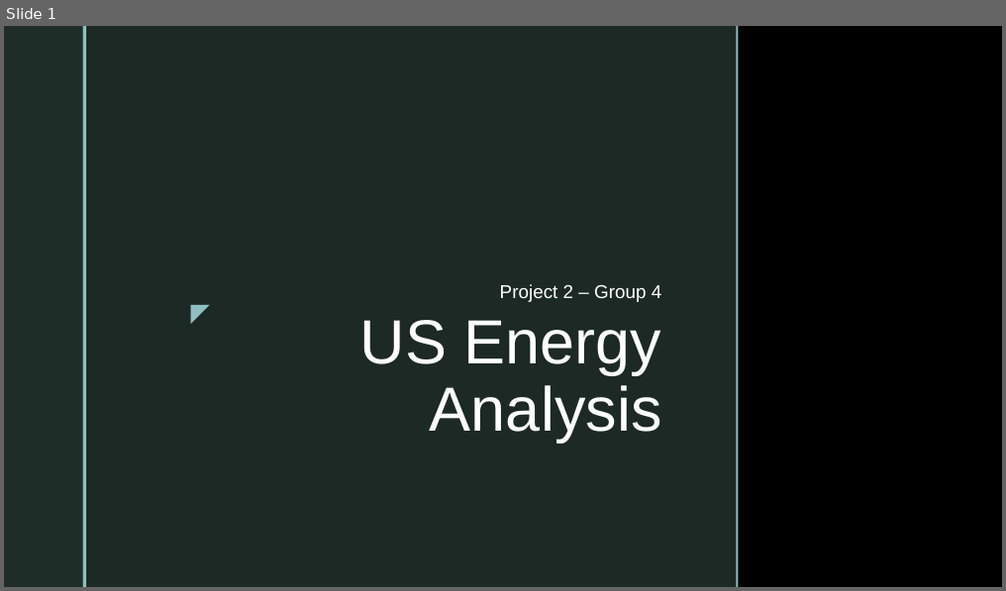
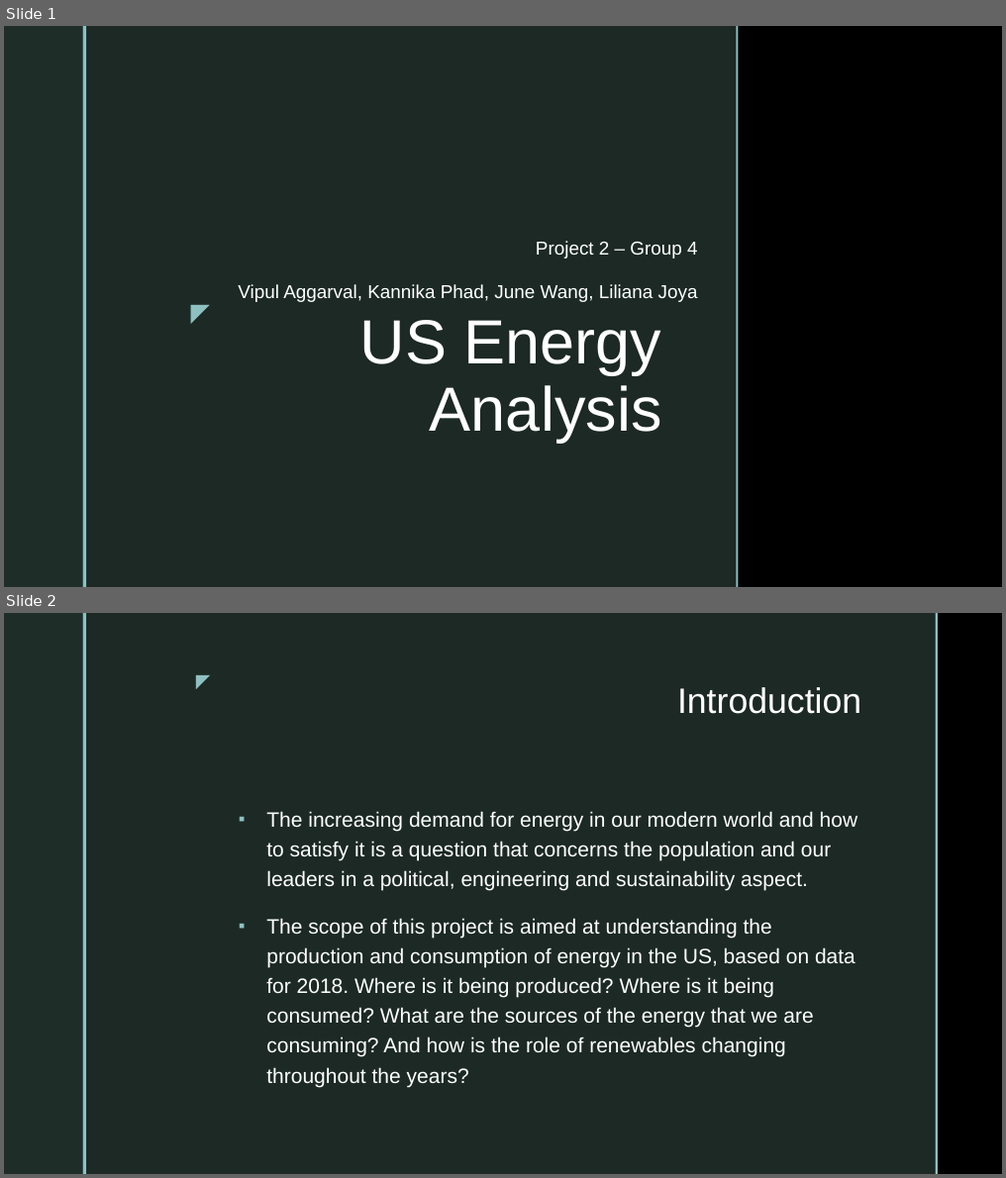
Before and after one commit to Kphad20/Project2-Group_4, a slide deck: Energy Analysis of the United States for 2018.pptx. Shown one above the other, each under a label of ours: slide 1 before the commit, slides 1 and 2 after it. The pictures are 1006x591 and 1006x1178 pixels, drawn with LibreOffice and Linux fonts; fonts in the diff are those of the drawing; background and template pictures are left out. Boxes give left, top, right and bottom in pixels: in the first picture for what was removed or moved away, otherwise in the second. Text is boxed around its words. In the diff, an @@ line names an element or a change of style, - is before the commit and + after.

```diff
--- a/Energy Analysis of the United States for 2018.pptx
+++ b/Energy Analysis of the United States for 2018.pptx
@@ slide 2 added at [4, 613, 1002, 1174], background picture (left out); not listed: 2 template elements that a slide beside it also shows @@
@@ rectangle added at [86, 613, 936, 1174], fill #1F2D29 at 92% opacity @@
@@ rectangle added at [936, 613, 938, 1174], fill #8EC0C1 @@
@@ text added at [183, 665, 218, 695], 18 pt, text #8EC0C1 @@
+◤
@@ title added at [677, 687, 861, 714], 34 pt, text #FFFFFF @@
+Introduction
@@ text added at [266, 811, 858, 1087], 20 pt, text #FFFFFF @@
+▪ The increasing demand for energy in our modern world and how to satisfy it is a question that concerns the population and our leaders in a political, engineering and sustainability aspect.
+▪ The scope of this project is aimed at understanding the production and consumption of energy in the US, based on data for 2018. Where is it being produced? Where is it being consumed? What are the sources of the energy that we are consuming? And how is the role of renewables changing throughout the years?
@@ slide 1 changed as well @@
@@ subtitle "Project 2 – Group 4": place and size @@
-subtitle "Project 2 – Group 4" at [500, 284, 662, 302]
+subtitle "Project 2 – Group 4" at [238, 241, 698, 302]
@@ subtitle at [238, 284, 698, 302]: paragraph added @@
+Vipul Aggarval, Kannika Phad, June Wang, Liliana Joya
```
Also in this commit, not shown: 2 other slides changed, 4 other slides added, 1 slide removed.
